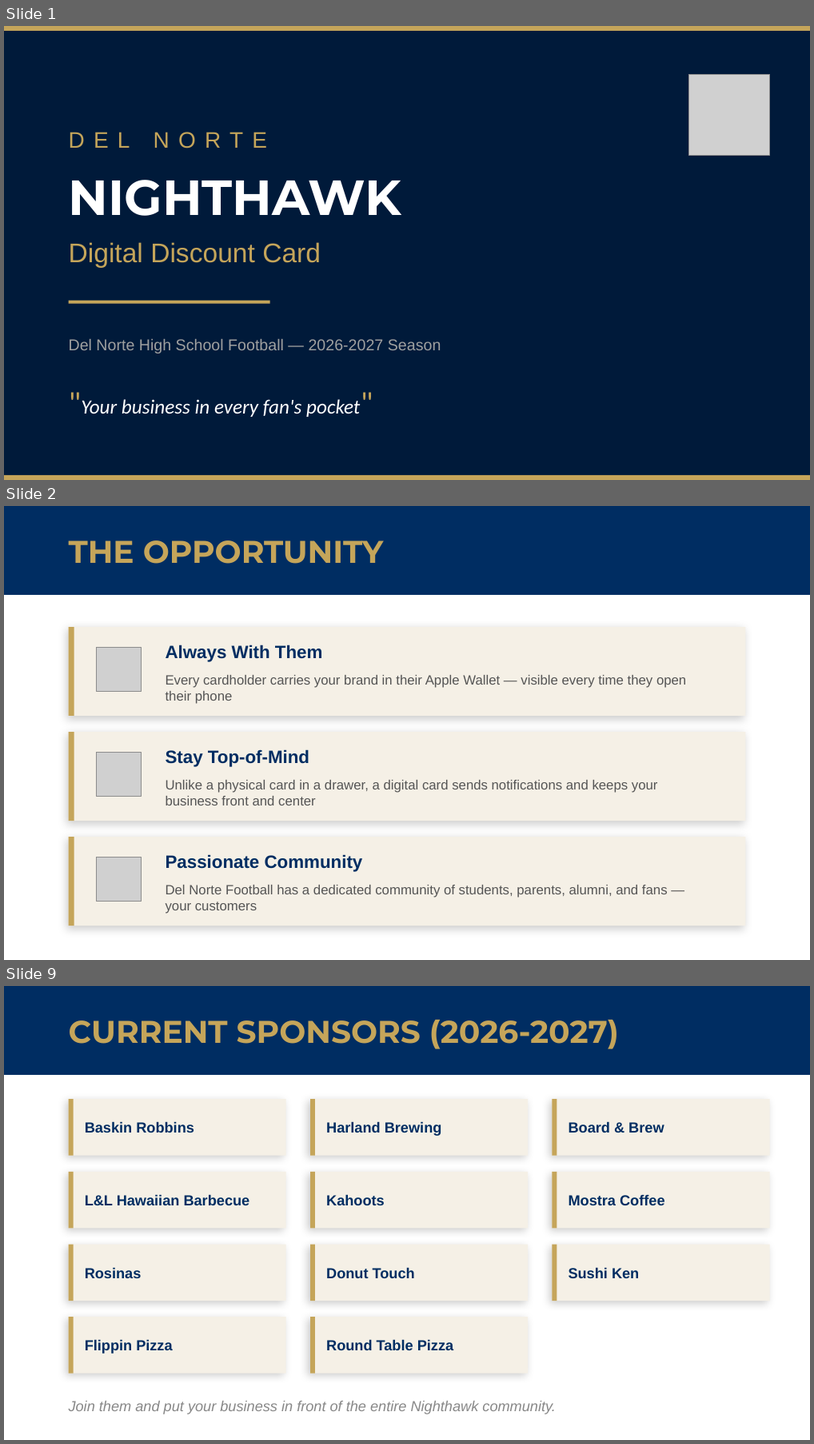
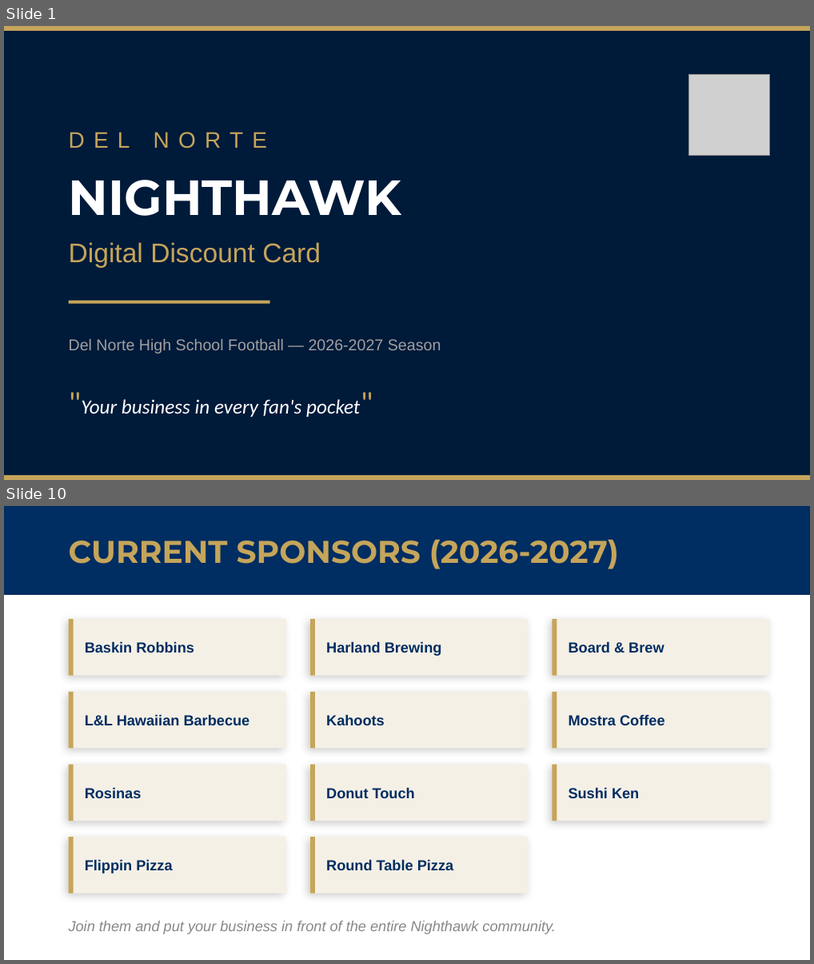
Before and after one commit to hoserR9/school-discount-pass, a slide deck: pitch/Del-Norte-Nighthawk-Sponsor-Pitch.pptx. Shown one above the other, each under a label of ours: slides 1, 2 and 9 before the commit, slides 1 and 10 after it; the slides between them are not shown. The pictures are 814x1444 and 814x964 pixels, drawn with LibreOffice and Linux fonts; fonts in the diff are those of the drawing; grey boxes stand for pictures. Boxes give left, top, right and bottom in pixels: in the first picture for what was removed or moved away, otherwise in the second. Text is boxed around its words. In the diff, an @@ line names an element or a change of style, - is before the commit and + after.

```diff
--- a/pitch/Del-Norte-Nighthawk-Sponsor-Pitch.pptx
+++ b/pitch/Del-Norte-Nighthawk-Sponsor-Pitch.pptx
@@ slide 2 removed at bbox=[4, 506, 810, 960], background #FFFFFF @@
@@ rectangle removed at bbox=[4, 506, 810, 595] @@
@@ text removed at bbox=[69, 540, 384, 564] @@
-THE OPPORTUNITY
@@ rectangle removed at bbox=[69, 627, 746, 716] @@
@@ rectangle removed at bbox=[69, 627, 74, 716] @@
@@ picture removed at bbox=[97, 647, 141, 692] @@
@@ text removed at bbox=[166, 644, 323, 662] @@
-Always With Them
@@ text removed at bbox=[166, 675, 686, 704] @@
-Every cardholder carries your brand in their Apple Wallet — visible every time they open their phone
@@ rectangle removed at bbox=[69, 732, 746, 820] @@
@@ rectangle removed at bbox=[69, 732, 74, 820] @@
@@ picture removed at bbox=[97, 752, 141, 796] @@
@@ text removed at bbox=[166, 749, 310, 767] @@
-Stay Top-of-Mind
@@ text removed at bbox=[166, 780, 658, 805] @@
-Unlike a physical card in a drawer, a digital card sends notifications and keeps your business front and center
@@ rectangle removed at bbox=[69, 836, 746, 925] @@
@@ rectangle removed at bbox=[69, 836, 74, 925] @@
@@ picture removed at bbox=[97, 856, 141, 901] @@
@@ text removed at bbox=[166, 854, 363, 872] @@
-Passionate Community
@@ text removed at bbox=[166, 884, 668, 913] @@
-Del Norte Football has a dedicated community of students, parents, alumni, and fans — your customers
@@ what was slide 9 is now slide 10 @@
```
Also in this commit, not shown: 8 slides changed, 3 slides added, 1 other slide removed, 10 other files.
